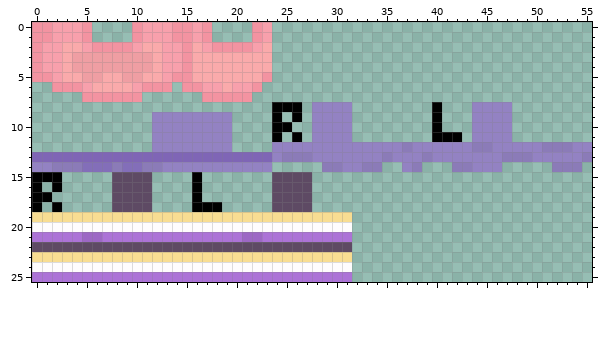
Pixel-art sprite -- textures/clothes.png. The picture above was drawn from the file before the commit.
The file is 56x26 pixels. Colours within 5 levels of each other are drawn and written as one.
Once edited:
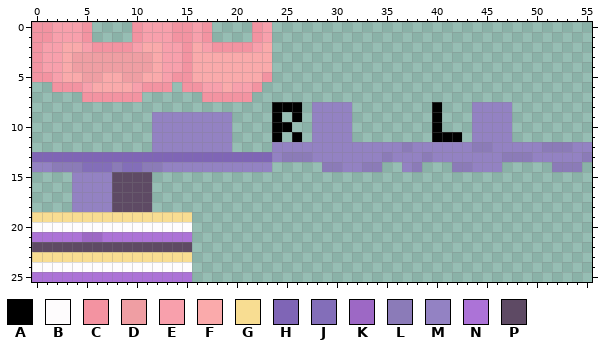
Palette (. is transparent): A #000000  B #fefcfd  C #f393a1  D #ef9ea3  E #f8a0ac  F #faaaab  G #f8dd92  H #7f65b6  J #836eb9  K #9d68c5  L #8b7bb8  M #9382c3  N #ac73d7  P #5e4a64
Commit: Add missing top texture to 3d shorts
From old to new:
@@ x 0..33 @@
 14 MMLLLJJJLJJLLMMMMMMMMMMM.....LLMML
-15 AAA.....PPPP....A.......PPPP......
-16 A.A.....PPPP....A.......PPPP......
-17 AA......PPPP....A.......PPPP......
-18 A.A.....PPPP....AAA.....PPPP......
-19 GGGGGGGGGGGGGGGGGGGGGGGGGGGGGGGG..
-20 BBBBBBBBBBBBBBBBBBBBBBBBBBBBBBBB..
-21 NNNNNKKNNNNNNNNNNNNNNKKNNNNNNNNN..
-22 PPPPPPPPPPPPPPPPPPPPPPPPPPPPPPPP..
-23 GGGGGGGGGGGGGGGGGGGGGGGGGGGGGGGG..
-24 BBBBBBBBBBBBBBBBBBBBBBBBBBBBBBBB..
-25 NNNNNNNNNNNNNNNNNNNNNNNNNNNNNNNN..
+15 ....MMMMPPPP......................
+16 ....MMMMPPPP......................
+17 ....MMMMPPPP......................
+18 ....MMMMPPPP......................
+19 GGGGGGGGGGGGGGGG..................
+20 BBBBBBBBBBBBBBBB..................
+21 NNNNNKKNNNNNNNNN..................
+22 PPPPPPPPPPPPPPPP..................
+23 GGGGGGGGGGGGGGGG..................
+24 BBBBBBBBBBBBBBBB..................
+25 NNNNNNNNNNNNNNNN..................
Pixel boxes of the changes (left, top, right, bottom) in both pictures:
changed: (32, 172, 112, 212)
erased: (192, 172, 352, 282)
